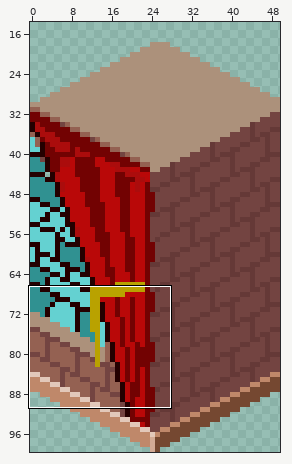
Two states of a sprite sheet, vince_mckeown/DungeonExplorer/images/rightCurtains.png. Above: a wide view before the commit, with the close-up outlined.
Close-up. As it was:
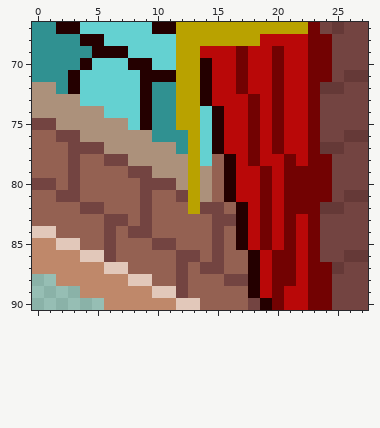
The file is 50x100 pixels. Colours within 5 levels of each other are drawn and written as one. Shown: x 0..27, y 67..90. The wide view leaves out empty margins.
The same view after the edit:
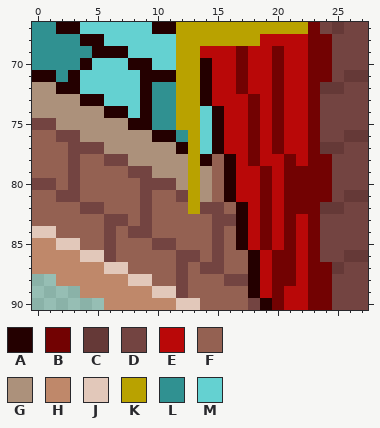
Palette (. is transparent): A #240000  B #720202  C #653937  D #734441  E #b90808  F #946152  G #ac917b  H #bf886a  J #e2c8ba  K #b9a200  L #309191  M #64d1d1
What changed:
@@ x 0..16 @@
 70 LLLLAMMMAAMMKKAEE
-71 LLLAMMMMMAAAKKAEE
-72 GGLAMMMMMALLKKAEE
-73 GGGGMMMMMALLKKAEE
-74 GGGGGGMMMALLKKMAE
-75 DDGGGGGGMALLKKMAE
-76 FFDDGGGGGGLLLKMAE
-77 FFFDDDGGGGGGLKMAE
-78 FFFDFFDDGGGGGKMFA
+71 AALAMMMMMAAAKKAEE
+72 GGAAMMMMMALLKKAEE
+73 GGGGAAMMMALLKKAEE
+74 GGGGGGAAMALLKKMAE
+75 DDGGGGGGAALLKKMAE
+76 FFDDGGGGGGAALKMAE
+77 FFFDDDGGGGGGAKMAE
+78 FFFDFFDDGGGGGKAFA
 79 FFFDFFFFDDGGGKGFA
Changed places in both close-ups, as pixel boxes (x1, y1, x2, y2):
changed: (32, 70, 212, 166)
